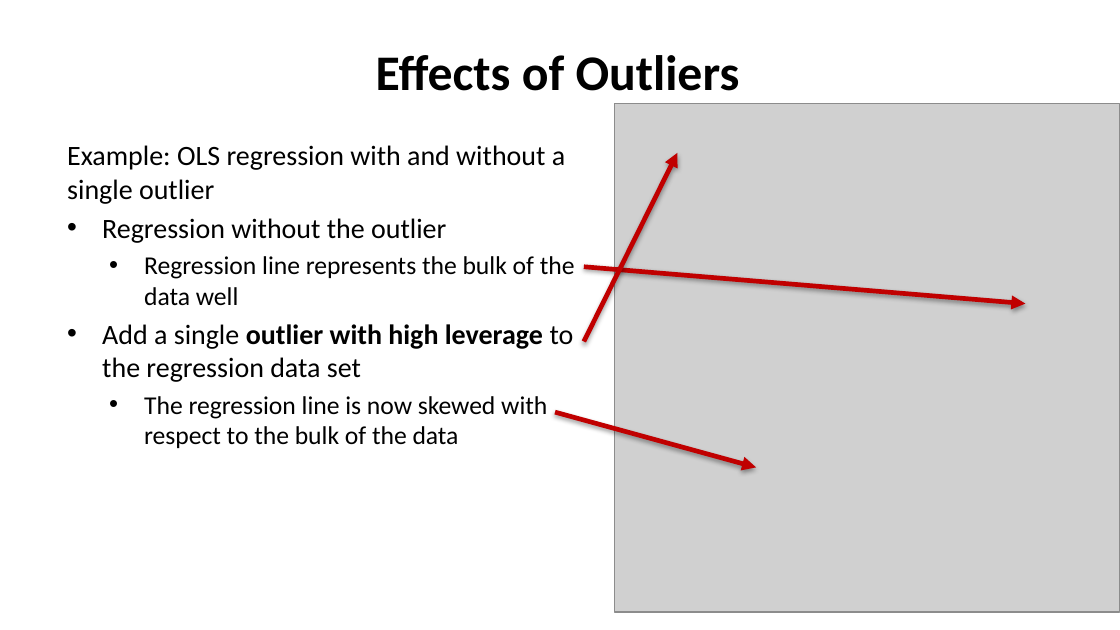
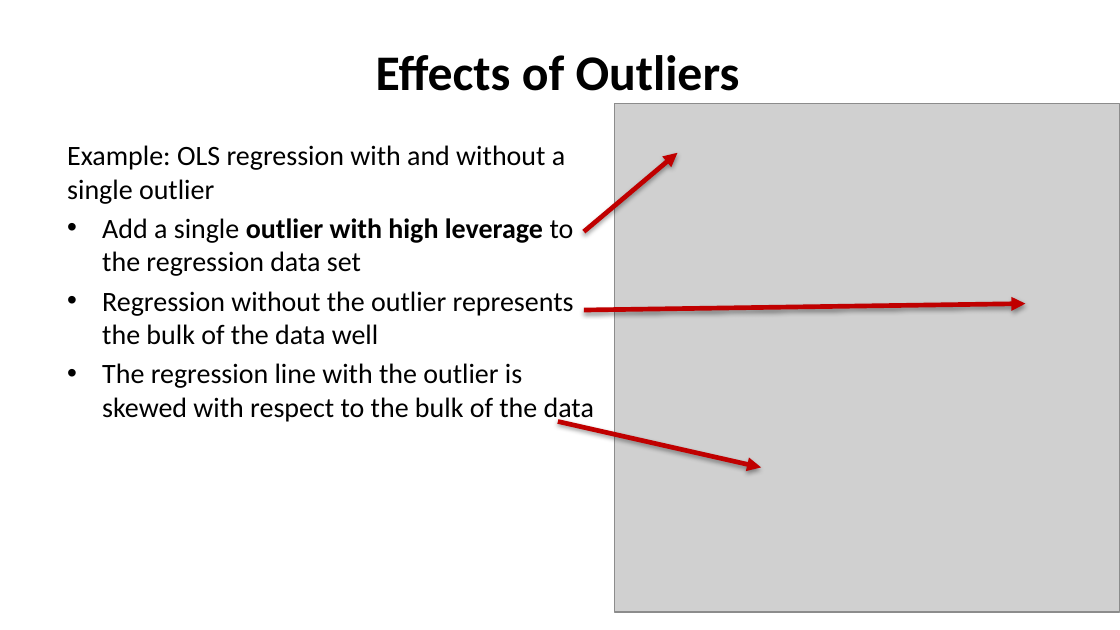
Before and after one commit to StephenElston/CSCI-E-83, a slide deck: slide 36 of LectureSlides/10b_ModelsFor OutliersAndOverdispersion.pptx. Drawn at 1120x630 pixels with LibreOffice and Linux fonts; fonts in the diff are those of the drawing; grey boxes stand for pictures. Boxes give left, top, right and bottom in pixels: in the first picture for what was removed or moved away, otherwise in the second. Text is boxed around its words. In the diff, an @@ line names an element or a change of style, - is before the commit and + after.

```diff
--- a/LectureSlides/10b_ModelsFor OutliersAndOverdispersion.pptx
+++ b/LectureSlides/10b_ModelsFor OutliersAndOverdispersion.pptx
@@ arrow moved from (584, 342) - (678, 152) to (584, 232) - (678, 152) @@
@@ text at [102, 218, 575, 305]: paragraphs removed @@
-• Regression without the outlier
-  • Regression line represents the bulk of the data well
@@ text at [102, 291, 594, 424]: text changed; size 16.5 to 18 pt @@
-  • The regression line is now skewed with respect to the bulk of the data
+• Regression without the outlier represents the bulk of the data well
+• The regression line with the outlier is skewed with respect to the bulk of the data
@@ arrow moved from (584, 267) - (1026, 304) to (584, 310) - (1026, 304) @@
@@ arrow moved from (556, 412) - (756, 467) to (558, 421) - (762, 467) @@
```
Also in this commit, not shown: 20 other slides changed, 1 slide added.
